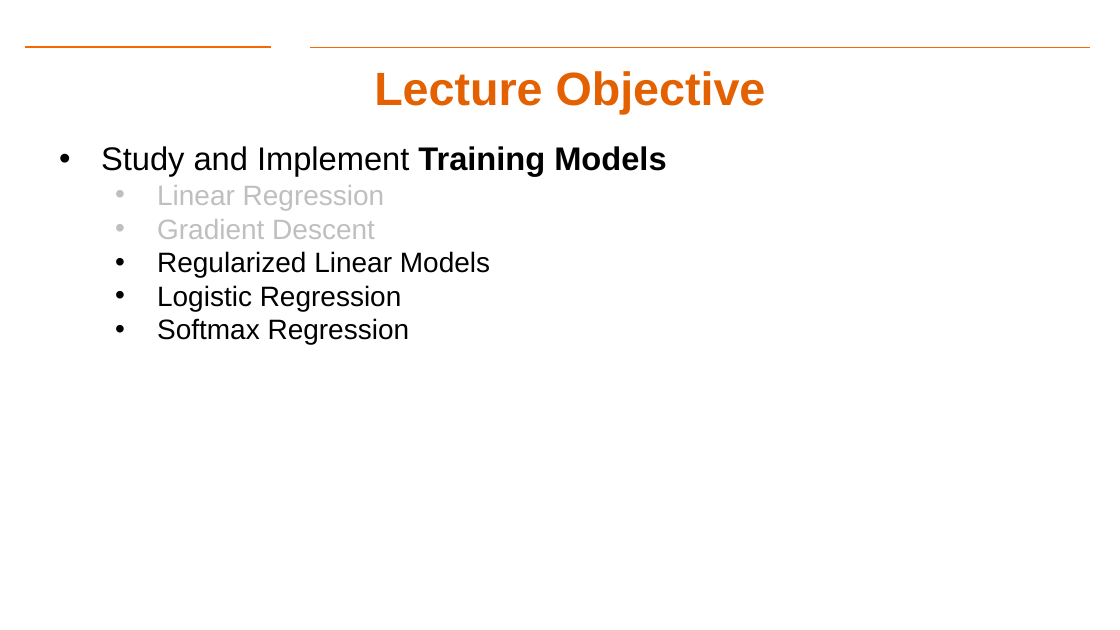
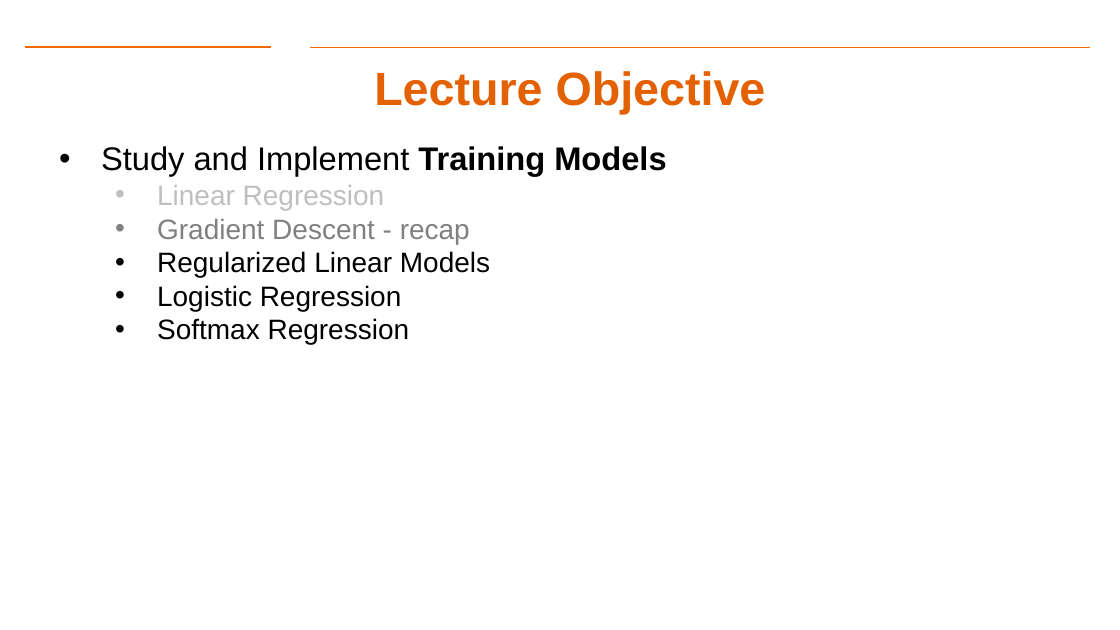
Before and after one commit to aiforsec/RIT-DSCI-633-FDS, a slide deck: slide 2 of Syllabus/Lecture05/Lec05.pptx. Drawn at 1120x630 pixels with LibreOffice and Linux fonts; fonts in the diff are those of the drawing; background and template pictures are left out. Boxes give left, top, right and bottom in pixels: in the first picture for what was removed or moved away, otherwise in the second. Text is boxed around its words. In the diff, an @@ line names an element or a change of style, - is before the commit and + after.

```diff
--- a/Syllabus/Lecture05/Lec05.pptx
+++ b/Syllabus/Lecture05/Lec05.pptx
@@ text at (157,219,470,244): text changed; text colour #BFBFBF to #808080 @@
-  • Gradient Descent
+  • Gradient Descent - recap
```
Also in this commit, not shown: 6 other slides changed, 4 slides added, 2 slides removed, 2 other files.
